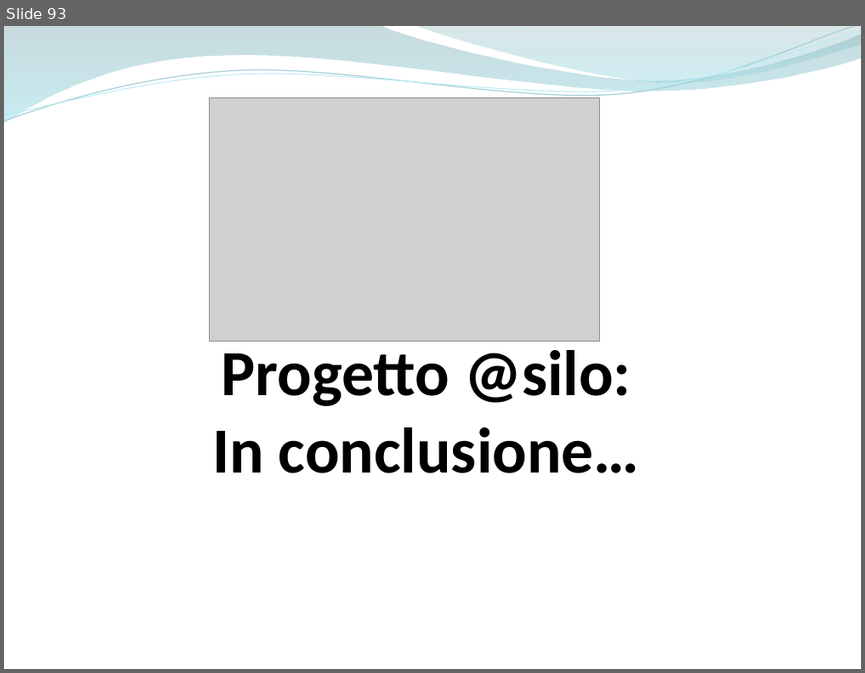
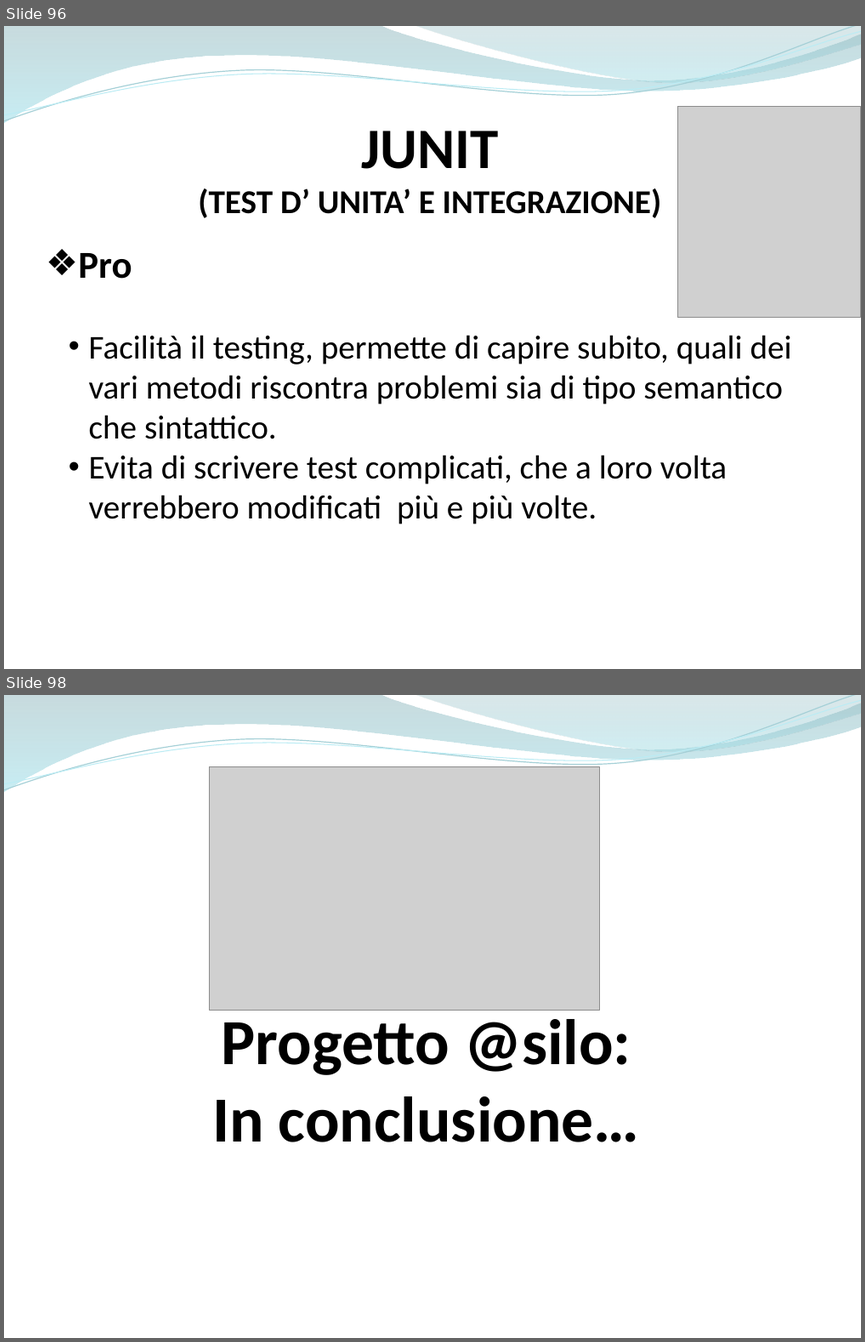
Before and after one commit to ammirate/at-silo, a slide deck: Presentazione/Atsilo1/[BOZZA] Atsilo_A_PresentazioneFinale copia.pptx. Shown one above the other, each under a label of ours: slide 93 before the commit, slides 96 and 98 after it; the slides between them are not shown. The pictures are 865x673 and 865x1342 pixels, drawn with LibreOffice and Linux fonts; fonts in the diff are those of the drawing; grey boxes stand for pictures. Boxes give left, top, right and bottom in pixels: in the first picture for what was removed or moved away, otherwise in the second. Text is boxed around its words. In the diff, an @@ line names an element or a change of style, - is before the commit and + after.

Commit message:
[WT A ] modifica bozza

```diff
--- a/Presentazione/Atsilo1/[BOZZA] Atsilo_A_PresentazioneFinale copia.pptx
+++ b/Presentazione/Atsilo1/[BOZZA] Atsilo_A_PresentazioneFinale copia.pptx
@@ slide 96 added at (4, 26, 861, 669), background #FFFFFF; not listed: 4 template elements that a slide beside it also shows @@
@@ picture added at (677, 107, 861, 318) @@
@@ text added at (198, 131, 662, 218), 28 pt, text #000000, bold @@
+JUNIT
+(TEST D’ UNITA’ E INTEGRAZIONE)
@@ text added at (78, 253, 792, 524), 28 pt, text #000000 @@
+❖ Pro
+  • Facilità il testing, permette di capire subito, quali dei vari metodi riscontra problemi sia di tipo semantico che sintattico.
+  • Evita di scrivere test complicati, che a loro volta verrebbero modificati più e più volte.
@@ what was slide 93 is now slide 98 @@
```
Also in this commit, not shown: 6 slides changed, 7 other slides added, 3 slides removed, 2 other files.
